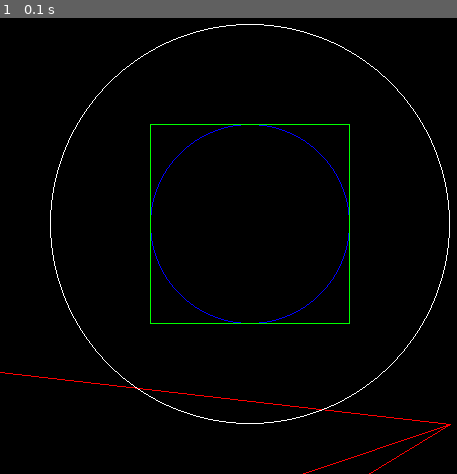
Above: before the commit, frame 1.
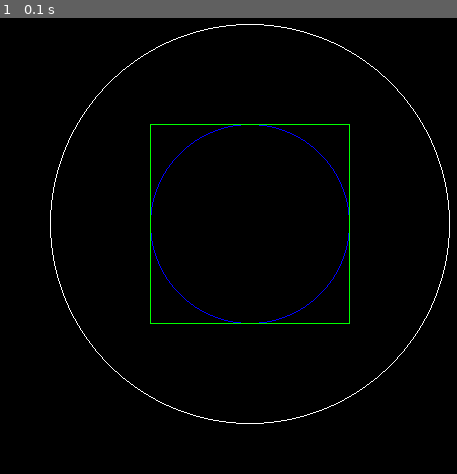
Above: after the commit, the same moment.

Repository: esmedrano/pygames
Game: pygame game, started from stone_of_philosophers.py
Two runs of this game, one before a commit and one after it. Both use one fixed random seed, a clock stepped at 60 frames per second and the inputs below.
Inputs:
- Up to frame 1 (0.1 s): no input

The runs differ from the first frame. In frame 1, 0.3% of the frame differs, in the area x 0-99%, y 77-100%.

Commit message:
Update stone_of_philosophers.py

Diff:
--- a/stone_of_philosophers.py
+++ b/stone_of_philosophers.py
@@ -1,5 +1,5 @@
 import pygame as pg
-from math import pi, sin, cos
+from math import pi, sqrt, sin, cos
 
 pg.init()
 DISPLAY_W = 500
@@ -34,8 +34,7 @@
 
 
 def stone_of_philosophers(center_radius):
-  triangle = Regular_Polygon(window, RED, 3, (CENTER[0] + 2 * center_radius, CENTER[1] + 2 * center_radius),
-                             2 * center_radius + 2 * center_radius / SQRT_3 * 2)
+  triangle = Regular_Polygon(window, RED, 3, (CENTER[0] + sqrt((2 * center_radius) ** 2), CENTER[1] - center_radius ** 2 + 2 * center_radius), 2 * center_radius + 2 * center_radius / SQRT_3 * 2)
   pg.draw.circle(window, BLUE, CENTER, center_radius, 1)
   pg.draw.rect(window, GREEN, (CENTER[0] - center_radius, CENTER[1] - center_radius,
                                center_radius * 2, center_radius * 2), 1)
